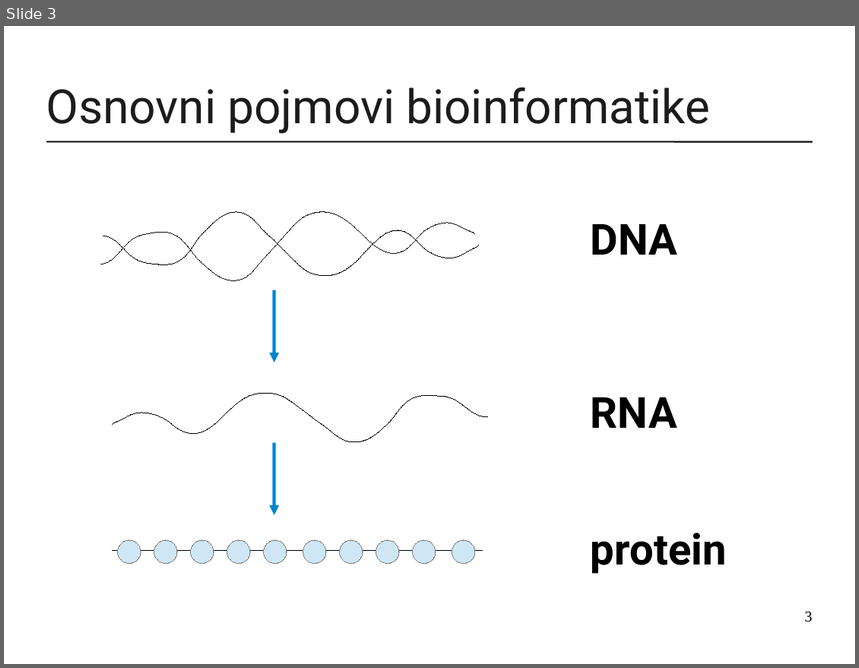
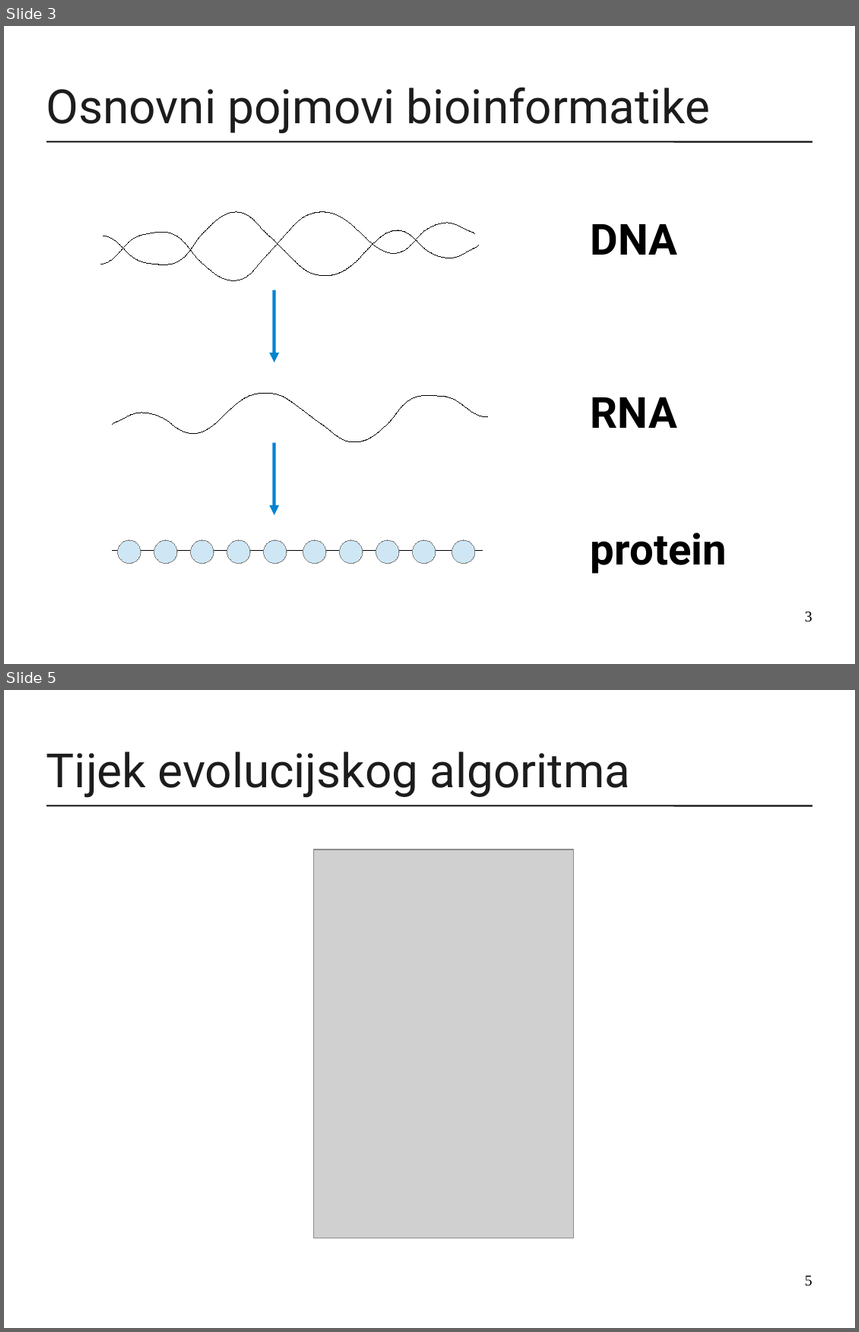
Before and after one commit to mirjamsk/DNAdrivenIFS, a slide deck: CD_bundle/prezentacija.odp. Shown one above the other, each under a label of ours: slide 3 before the commit, slides 3 and 5 after it; the slides between them are not shown. The pictures are 859x668 and 859x1332 pixels, drawn with LibreOffice and Linux fonts; fonts in the diff are those of the drawing; grey boxes stand for pictures. Boxes give left, top, right and bottom in pixels: in the first picture for what was removed or moved away, otherwise in the second. Text is boxed around its words. In the diff, an @@ line names an element or a change of style, - is before the commit and + after.

Commit message:
evoluc prezentacija

```diff
--- a/CD_bundle/prezentacija.odp
+++ b/CD_bundle/prezentacija.odp
@@ slide 5 added at <box>4,690,855,1328</box>, background #FFFFFF; not listed: 1 template element that a slide beside it also shows @@
@@ title added at <box>47,752,631,798</box>, 44 pt, text #1C1C1C @@
+Tijek evolucijskog algoritma
@@ picture added at <box>314,850,574,1239</box> @@
@@ page number added at <box>805,1276,813,1287</box>, 14 pt, text #000000 @@
+5
```
Also in this commit, not shown: 1 slide changed, 1 other slide added, 1 other file.
